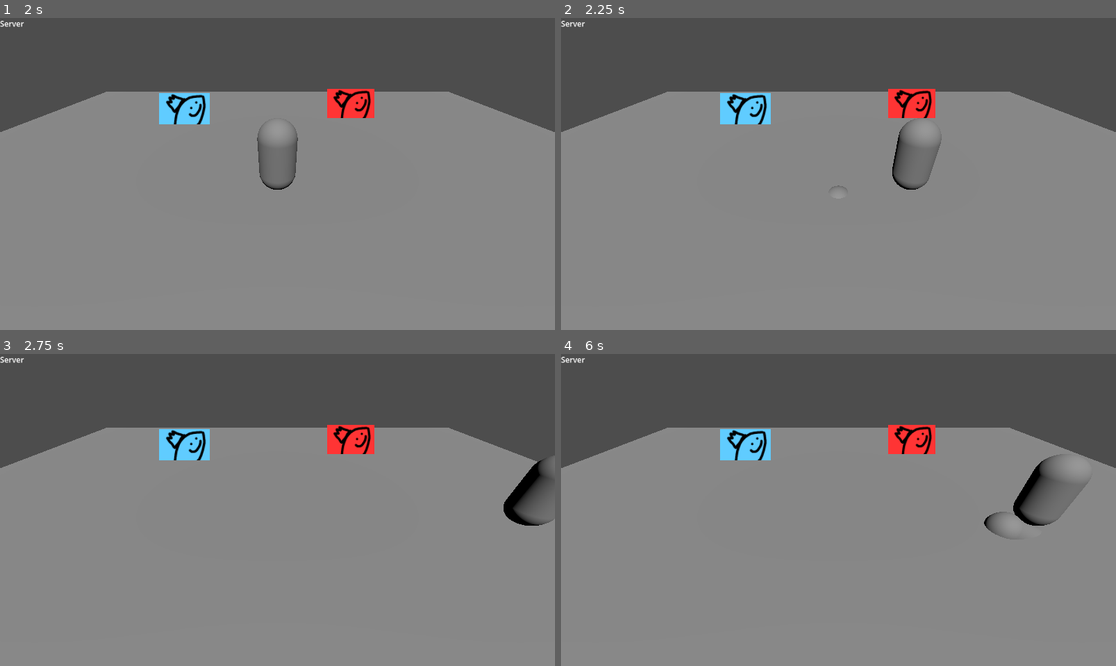
Above: before the commit, frames 1-4 (two rows, left to right).
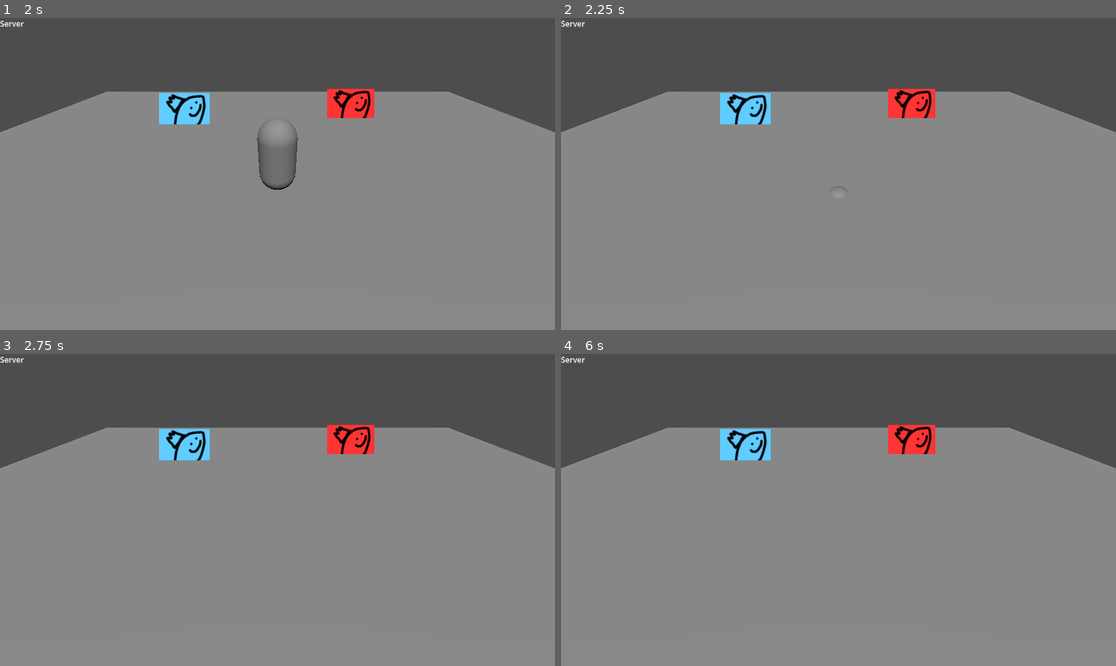
Above: after the commit, the same moments.

Repository: gmuGADIG/King-Fisher
Game: Godot game, scene res://ui/lobby_browser/lobby_browser.tscn
Same seed, same stepped clock (60 frames per second), same inputs: the game is played once before the commit and once after it.
Inputs (mouse positions are in pixels of both pictures, inside the frame that each line leads up to):
- Up to frame 1 (2 s): click (38, 323) at 0.52 s; type "Alex" at 0.6 s; click "Host" at 1.25 s
- Up to frame 2 (2.25 s): tap Enter at 2 s; move the mouse to (960, 158) at 2.02 s; hold D (move_right) from 2.03 s (still down); hold Tab (scoreboard) from 2.03 s (still down)
- Up to frame 3 (2.75 s): keep holding D (move_right); keep holding Tab (scoreboard); right-click (399, 494) at 2.3 s
- Up to frame 4 (6 s): move the mouse to (727, 525) at 2.77 s; release D (move_right) at 2.78 s; release Tab (scoreboard) at 2.78 s; hold S (move_down) 2.78-3.53 s; right-click (727, 525) at 2.85 s; tap Tab (scoreboard) at 3.05, 4.35, 5.85 s; tap Space at 3.5, 5 s; move the mouse to (894, 441) at 3.52 s; hold D (move_right) 3.53-4.28 s; hold \ (print_players) 3.53-4.28 s; right-click (894, 441) at 3.8 s; tap Enter at 4.25 s; move the mouse to (810, 572) at 4.27 s; hold W (move_up) 4.28-5.03 s; move the mouse to (1005, 556) at 5.02 s; hold Right mouse button (use_item) 5.03-5.78 s; hold A (move_left) from 5.03 s (still down); move the mouse to (672, 463) at 5.77 s

Frame 1 is identical in both runs. In frame 2, 0.8% of the frame differs, in the area x 48-69%, y 32-56%; in frame 3, 1.4%; in frame 4, 1.5%, in the area x 76-95%, y 32-60%.

Commit message:
hides player and locks movement

Diff:
--- a/player/player.gd
+++ b/player/player.gd
@@ -1,5 +1,9 @@
 class_name Player
 extends CharacterBody3D
+
+# Ragdoll
+@export var ragdoll : PackedScene
+@export var ragdolled := false
 
 @export var speed := 10.
 var held_item: Item
@@ -12,6 +16,9 @@
 		move_and_slide()
 		return
 
+	#Blocks input if player is ragdolled
+	if is_ragdolled(): return
+
 	var input := Input.get_vector("move_left", "move_right", "move_up", "move_down")
 	velocity = Vector3(input.x,0,input.y) * speed
 
@@ -22,11 +29,18 @@
 func set_authority(id : int):
 	set_multiplayer_authority(id)
 
+func is_ragdolled() -> bool:
+	return self.ragdolled
+
+func set_ragdolled(val: bool) -> void:
+	print("Updating ragdolled value of player ", self, " to ", val)
+	self.ragdolled = val
+
 func _input(event: InputEvent) -> void:
 	if not is_multiplayer_authority(): return
 	if event.is_action_pressed("scoreboard"):
-		var world = get_tree().get_current_scene()
-		world.spawn_ragdoll.rpc(global_position)
+		spawn_ragdoll.rpc(5, global_position)
+		# print(is_ragdolled())
 	if event.is_action_pressed("print_players"):
 		Debug.print_players()
 	if event.is_action_pressed("use_item"):
@@ -54,3 +68,25 @@
 	if held_item==null:return
 	held_item.use()
 	held_item=null
+
+@rpc("reliable", "call_local")
+func spawn_ragdoll(duration: float,_position: Vector3) -> void:
+	if is_ragdolled(): return
+	# Prep for ragdoll
+	set_ragdolled(true)
+
+	# Creates Ragdoll
+	Debug.log("Spawning agdoll at ", _position, "by player ", multiplayer.get_remote_sender_id(), " on client: ", multiplayer.get_unique_id())
+	Debug.log("----------\n")
+	var new_ragdoll: Ragdoll = ragdoll.instantiate()
+	add_sibling(new_ragdoll)
+	new_ragdoll.position = _position
+	self.hide()
+
+	# Timer before resetting
+	await get_tree().create_timer(duration).timeout
+
+	# Cleanup
+	new_ragdoll.queue_free()
+	self.show()
+	set_ragdolled(false)
--- a/player/player.tscn
+++ b/player/player.tscn
@@ -1,6 +1,7 @@
 [gd_scene format=3 uid="uid://bffxe171rcnea"]
 
 [ext_resource type="Script" uid="uid://bx8rb13al7o7e" path="res://player/player.gd" id="1_onrkg"]
+[ext_resource type="PackedScene" uid="uid://cyptguwrplmqc" path="res://player/ragdoll.tscn" id="2_rkbax"]
 
 [sub_resource type="CapsuleMesh" id="CapsuleMesh_oul6g"]
 
@@ -15,6 +16,7 @@
 collision_mask = 0
 motion_mode = 1
 script = ExtResource("1_onrkg")
+ragdoll = ExtResource("2_rkbax")
 
 [node name="MeshInstance3D" type="MeshInstance3D" parent="." unique_id=951967374]
 transform = Transform3D(1, 0, 0, 0, 1, 0, 0, 0, 1, 0, 1, 0)
--- a/world/world_base.gd
+++ b/world/world_base.gd
@@ -2,7 +2,6 @@
 extends Node3D
 
 @export var player : PackedScene
-@export var ragdoll : PackedScene
 
 func _ready() -> void:
 
@@ -24,15 +23,3 @@
 	$Players.add_child(new_player,true)
 	new_player.set_authority.rpc(id)
 	new_player.position = pos
-
-@rpc("reliable", "call_local", "any_peer")
-func spawn_ragdoll(_position: Vector3) -> void:
-	Debug.log("Spawning ragdoll at ", _position, "by player ", multiplayer.get_remote_sender_id(), " on client: ", multiplayer.get_unique_id())
-	Debug.log("----------\n")
-	var new_ragdoll: Ragdoll = ragdoll.instantiate()
-	add_child(new_ragdoll)
-	new_ragdoll.position = _position
-
-@rpc("reliable", "call_local", "any_peer")
-func print_test(_msg: String) -> void:
-	print("Message sent from: ", multiplayer.get_remote_sender_id(), " with message: ", _msg, "recieved by: ", multiplayer.get_unique_id())
--- a/world/world_base.tscn
+++ b/world/world_base.tscn
@@ -2,12 +2,10 @@
 
 [ext_resource type="Script" uid="uid://dbpteyodpmjq3" path="res://world/world_base.gd" id="1_p433e"]
 [ext_resource type="PackedScene" uid="uid://bffxe171rcnea" path="res://player/player.tscn" id="2_bl271"]
-[ext_resource type="PackedScene" uid="uid://cyptguwrplmqc" path="res://player/ragdoll.tscn" id="3_d640b"]
 
 [node name="WorldBase" type="Node3D" unique_id=1821617715]
 script = ExtResource("1_p433e")
 player = ExtResource("2_bl271")
-ragdoll = ExtResource("3_d640b")
 
 [node name="Camera3D" type="Camera3D" parent="." unique_id=219250379]
 transform = Transform3D(1, 0, 0, 0, 0.8096833, 0.58686715, 0, -0.58686715, 0.8096833, 0, 3.7539306, 4.5953226)
Not shown, changed: .gitignore
